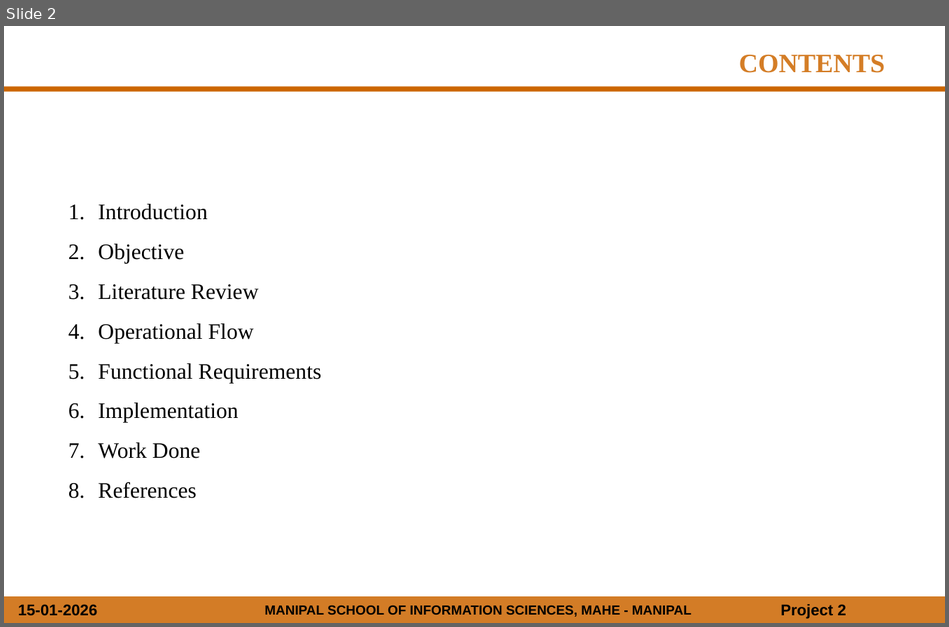
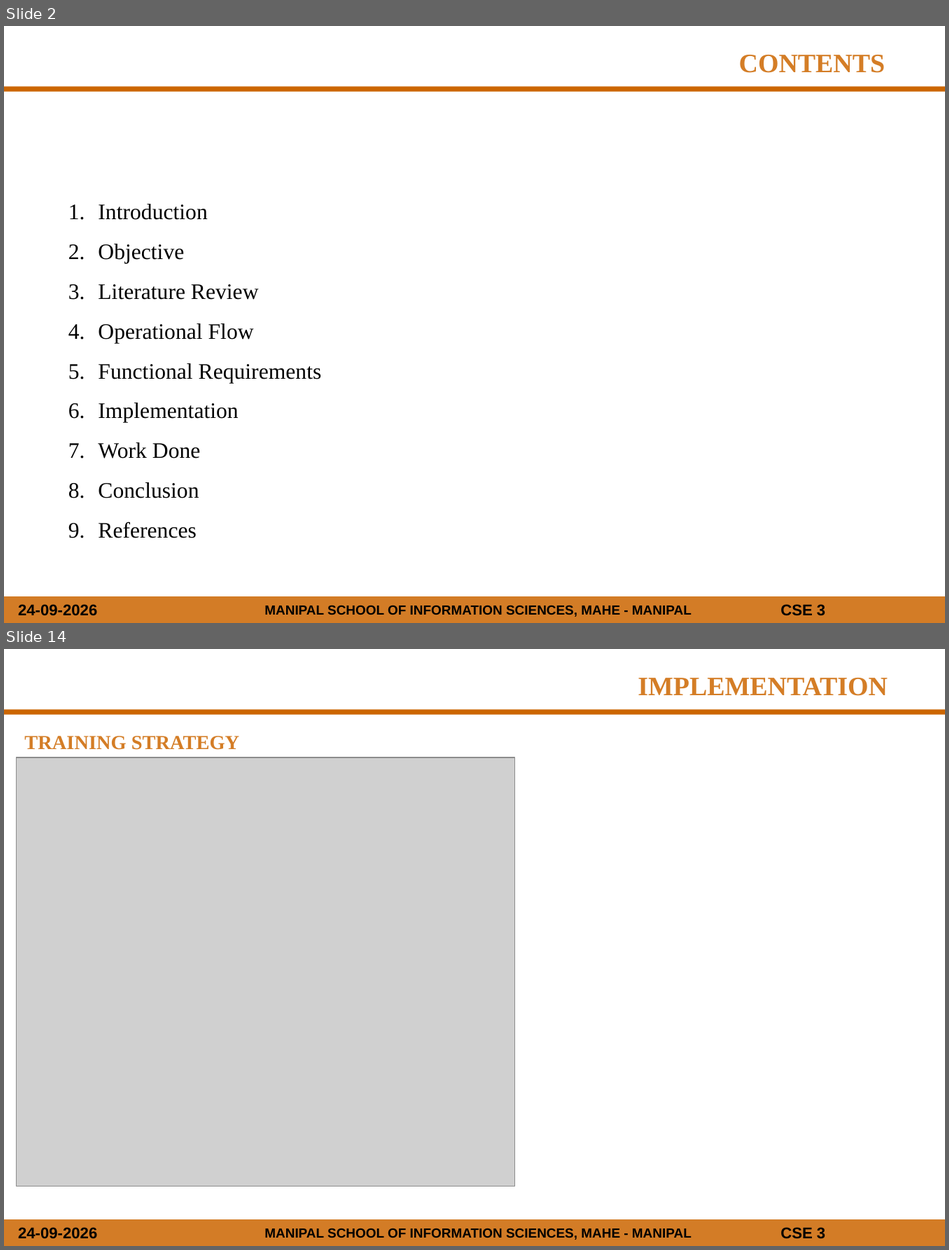
Before and after one commit to NitinKarthik01/AI_IDS, a slide deck: DOCS/Mini_Project_Presentation_Template.pptx. Shown one above the other, each under a label of ours: slide 2 before the commit, slides 2 and 14 after it; the slides between them are not shown. The pictures are 949x627 and 949x1250 pixels, drawn with LibreOffice and Linux fonts; fonts in the diff are those of the drawing; grey boxes stand for pictures; background and template pictures are left out. Boxes give left, top, right and bottom in pixels: in the first picture for what was removed or moved away, otherwise in the second. Text is boxed around its words. In the diff, an @@ line names an element or a change of style, - is before the commit and + after.

```diff
--- a/DOCS/Mini_Project_Presentation_Template.pptx
+++ b/DOCS/Mini_Project_Presentation_Template.pptx
@@ slide 14 added at bbox=[4, 649, 945, 1246], background #FFFFFF; not listed: 5 template elements that a slide beside it also shows @@
@@ text added at bbox=[638, 678, 887, 696], 24 pt, text #D47D26, bold @@
+IMPLEMENTATION
@@ text added at bbox=[24, 736, 239, 750], 18 pt, text #D47D26, bold @@
+TRAINING STRATEGY
@@ picture added at bbox=[17, 757, 514, 1186] @@
@@ slide 2 changed as well @@
@@ text at bbox=[98, 482, 199, 498]: paragraph added @@
+8. Conclusion
@@ text at bbox=[18, 604, 97, 616]: text changed @@
-15-01-2026
+24-09-2026
@@ text at bbox=[780, 604, 825, 616]: text changed @@
-Project 2
+CSE 3
```
Also in this commit, not shown: 5 other slides changed, 15 other slides added, 5 slides removed, 1 other file.
